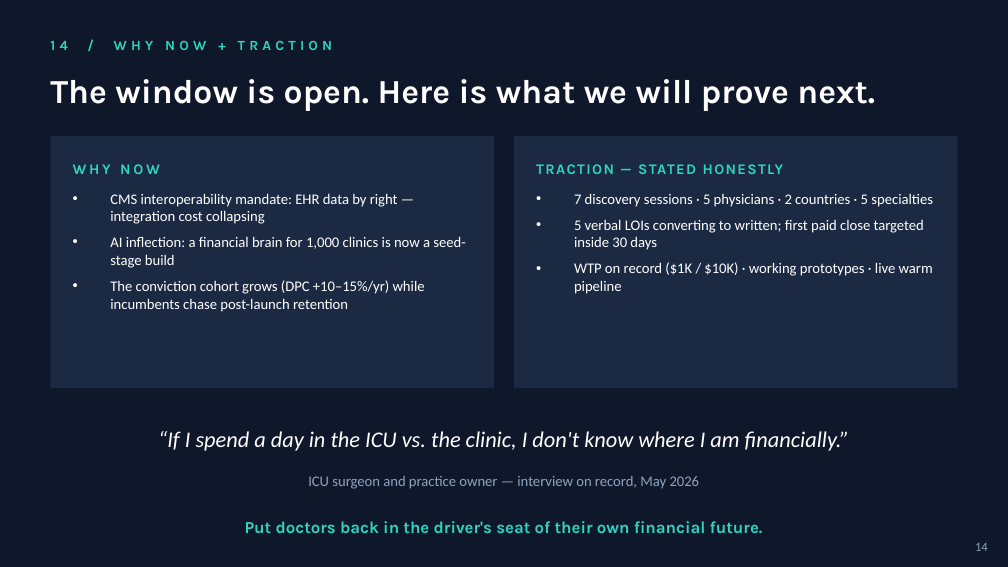
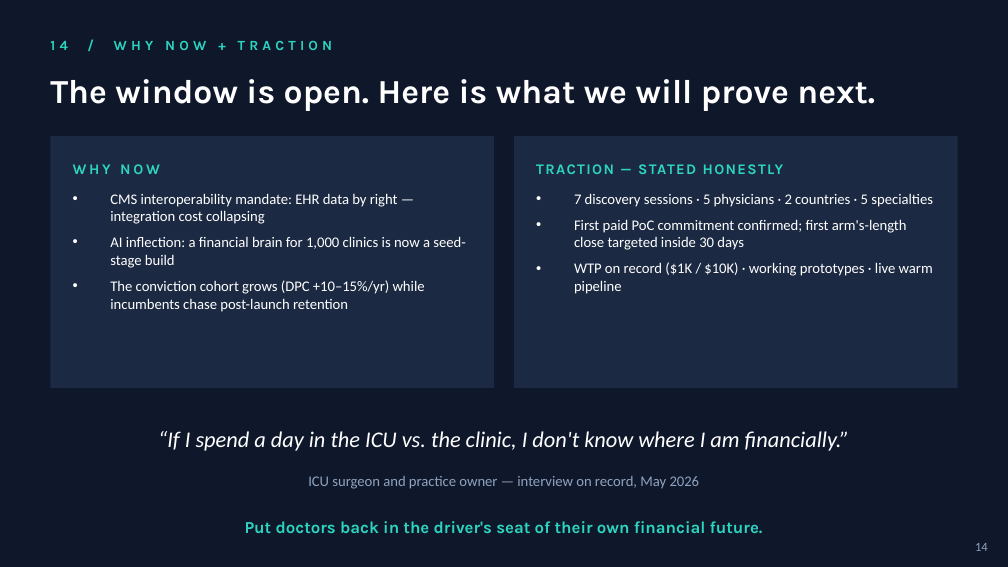
Before and after one commit to moamalleck/PhyLabs, a slide deck: slide 15 of docs/fundraising/pitch-deck-2026-06-11-softbank-necx.pptx. Drawn at 1008x567 pixels with LibreOffice and Linux fonts; fonts in the diff are those of the drawing. Boxes give left, top, right and bottom in pixels: in the first picture for what was removed or moved away, otherwise in the second. Text is boxed around its words. In the diff, an @@ line names an element or a change of style, - is before the commit and + after.

```diff
--- a/docs/fundraising/pitch-deck-2026-06-11-softbank-necx.pptx
+++ b/docs/fundraising/pitch-deck-2026-06-11-softbank-necx.pptx
@@ text at [574,219,907,250]: text changed @@
-• 5 verbal LOIs converting to written; first paid close targeted inside 30 days
+• First paid PoC commitment confirmed; first arm's-length close targeted inside 30 days
```
Also in this commit, not shown: 2 other slides changed, 3 other files.
